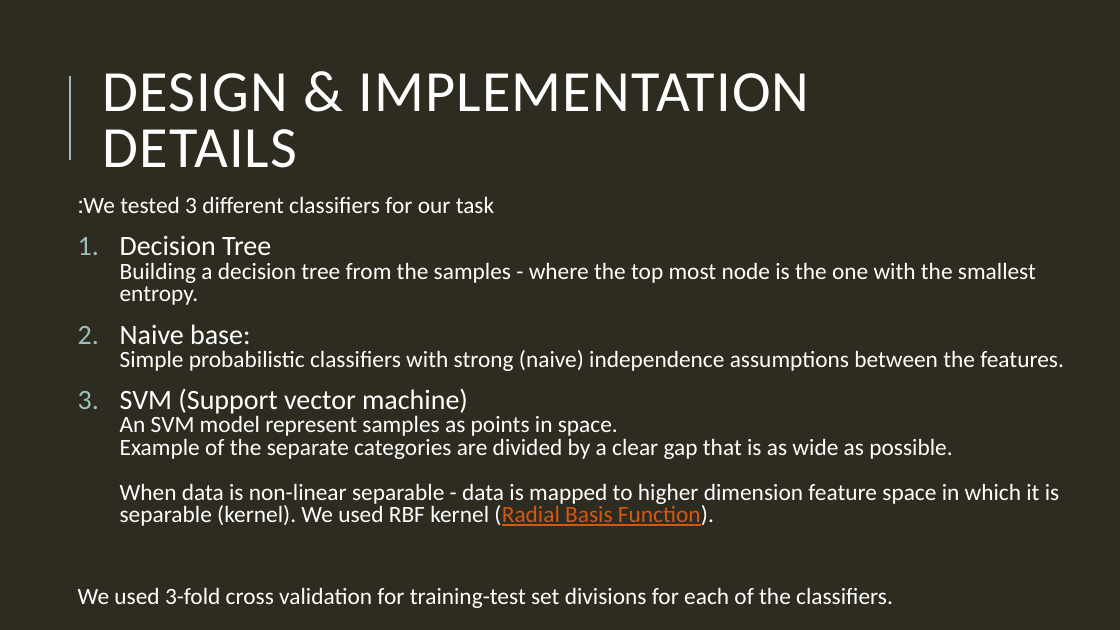
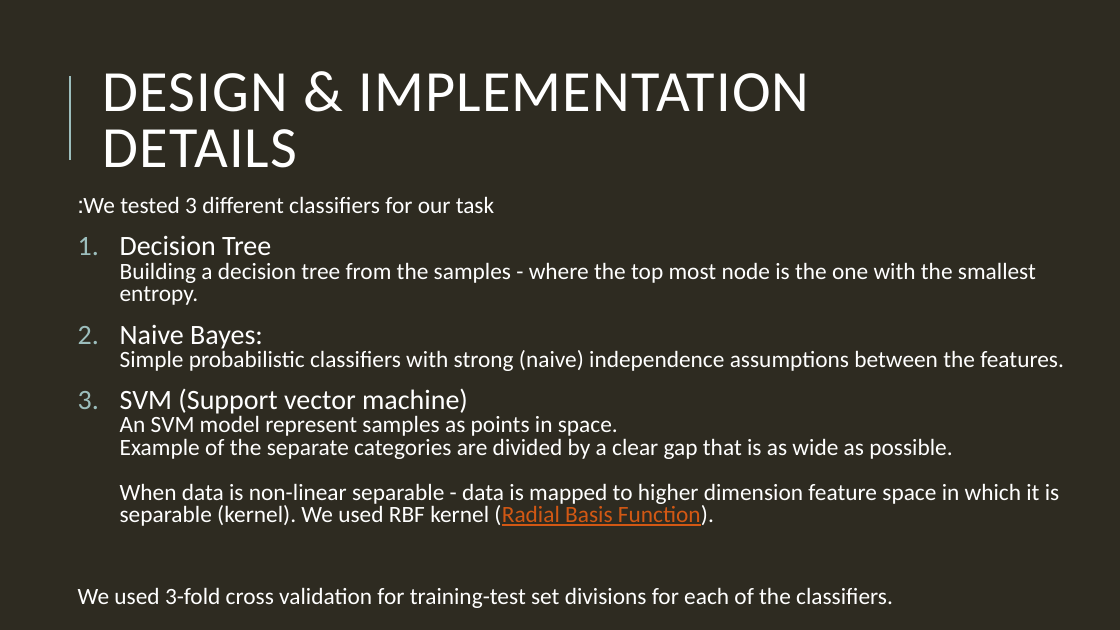
Before and after one commit to 2easy4wizzi/2017SeminarDataMining, a slide deck: slide 8 of misc/Native Language Classification.pptx. Drawn at 1120x630 pixels with LibreOffice and Linux fonts; fonts in the diff are those of the drawing. Boxes give left, top, right and bottom in pixels: in the first picture for what was removed or moved away, otherwise in the second. Text is boxed around its words. In the diff, an @@ line names an element or a change of style, - is before the commit and + after.

```diff
--- a/misc/Native Language Classification.pptx
+++ b/misc/Native Language Classification.pptx
@@ text at (120, 325, 1064, 371): text changed @@
-2. Naive base:
-   Simple probabilistic classifiers with strong (naive) independence assumptions between the features.
+2. Naive Bayes:
+   Simple probabilistic classifiers with strong (naive) independence assumptions between the features.
```
Also in this commit, not shown: 4 other slides changed.
